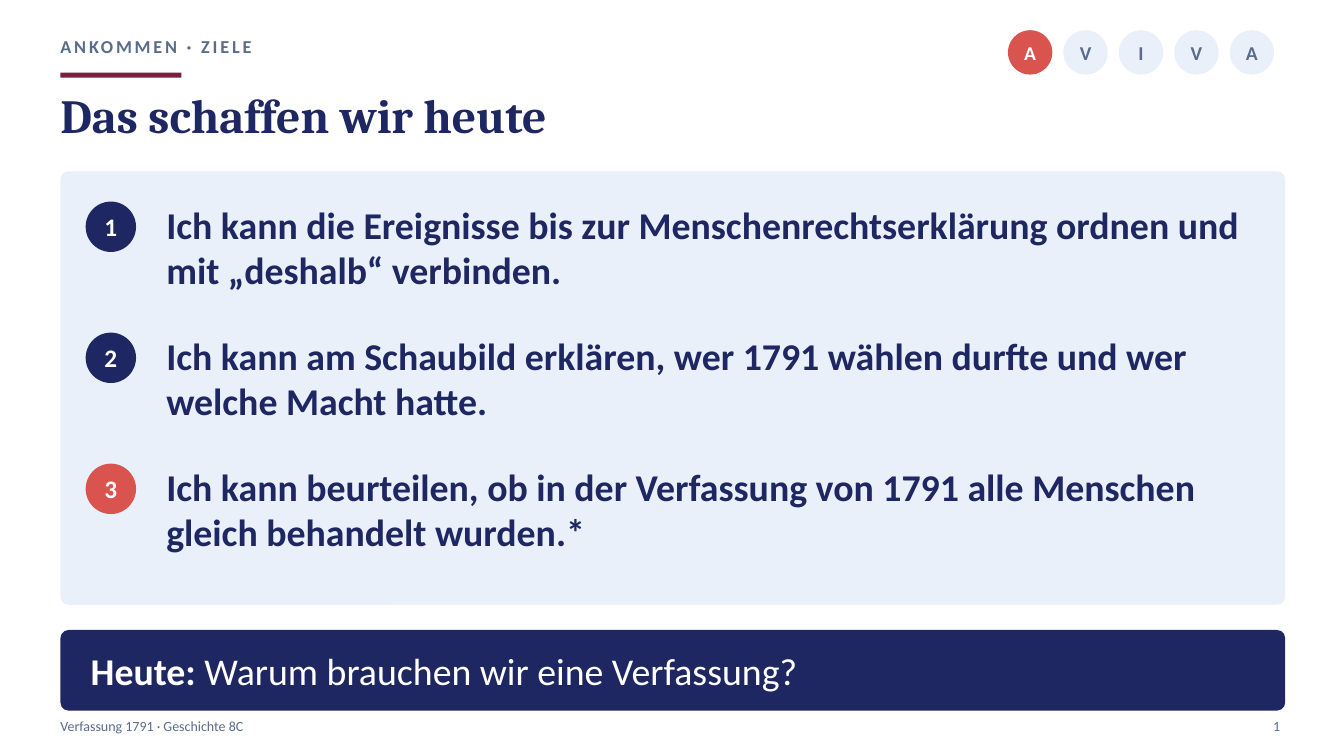
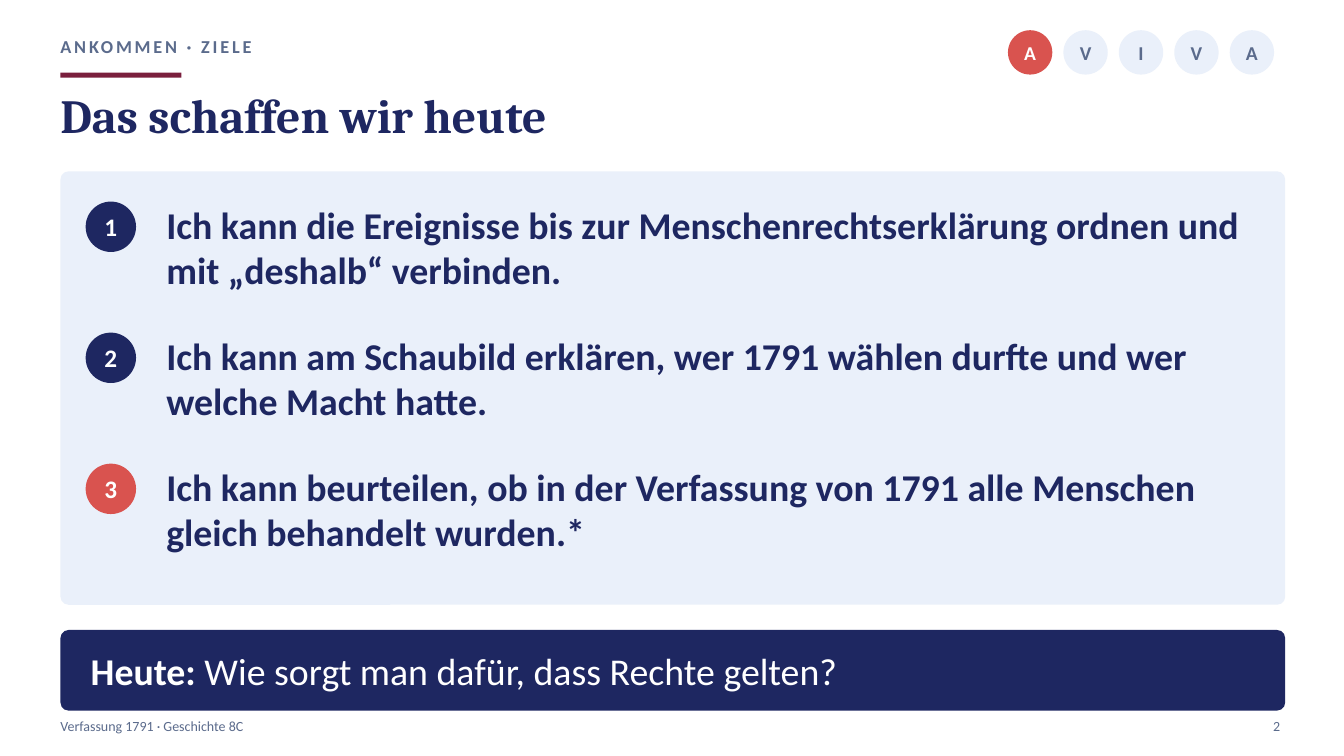
Before and after one commit to golzkonstantin-gif/Schule, a slide deck: slide 2 of Geschichte_8/Stunde5_Verfassung/Praesentation_Stunde5_Verfassung_8C.pptx (slide 1 before the commit). Drawn at 1344x756 pixels with LibreOffice and Linux fonts; fonts in the diff are those of the drawing. Boxes give left, top, right and bottom in pixels: in the first picture for what was removed or moved away, otherwise in the second. Text is boxed around its words. In the diff, an @@ line names an element or a change of style, - is before the commit and + after.

```diff
--- a/Geschichte_8/Stunde5_Verfassung/Praesentation_Stunde5_Verfassung_8C.pptx
+++ b/Geschichte_8/Stunde5_Verfassung/Praesentation_Stunde5_Verfassung_8C.pptx
@@ text at [91,658,837,692]: text changed @@
-Heute: Warum brauchen wir eine Verfassung?
+Heute: Wie sorgt man dafür, dass Rechte gelten?
@@ text at [1273,722,1280,731]: text changed @@
-1
+2
```
Also in this commit, not shown: 15 other slides changed, 1 slide added, 9 other files.
